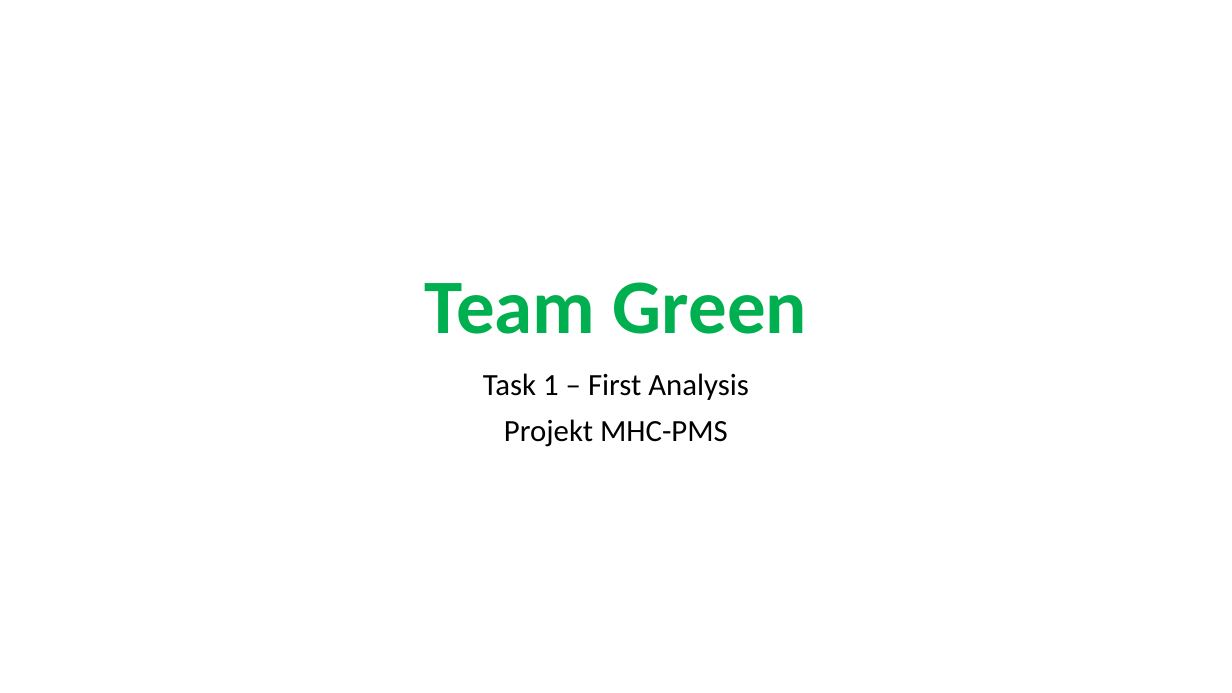
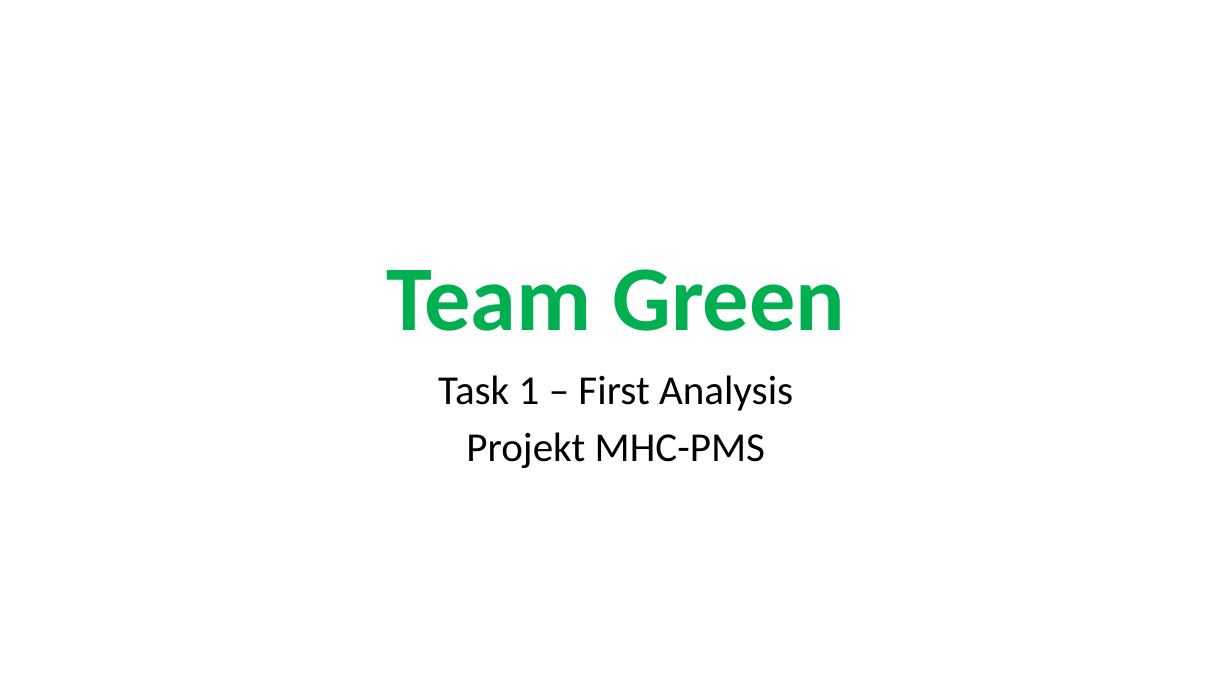
Before and after one commit to sarahmele/ch.bfh.btx8081.w2015.green, a slide deck: slide 1 of doc/task01/Task1.pptx. Drawn at 1232x693 pixels with LibreOffice and Linux fonts; fonts in the diff are those of the drawing. Boxes give left, top, right and bottom in pixels: in the first picture for what was removed or moved away, otherwise in the second. Text is boxed around its words. In the diff, an @@ line names an element or a change of style, - is before the commit and + after.

```diff
--- a/doc/task01/Task1.pptx
+++ b/doc/task01/Task1.pptx
@@ title "Team Green" at (386, 269, 845, 331): size 60 to 72 pt @@
@@ subtitle "Task 1 – First Analysis" at (438, 375, 793, 468): size 24 to 32 pt @@
```
Also in this commit, not shown: 3 other slides changed, 1 slide added, 1 slide removed.
